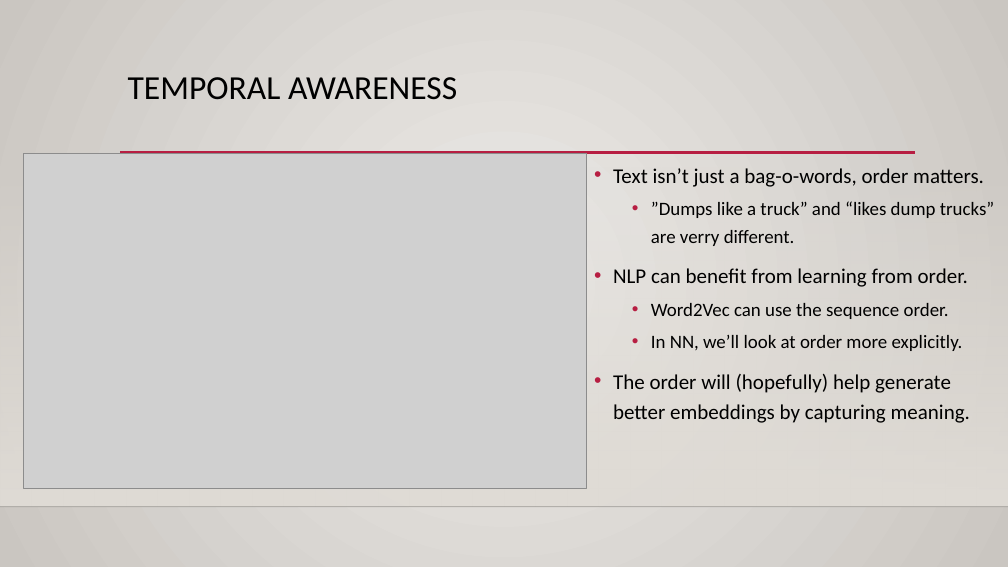
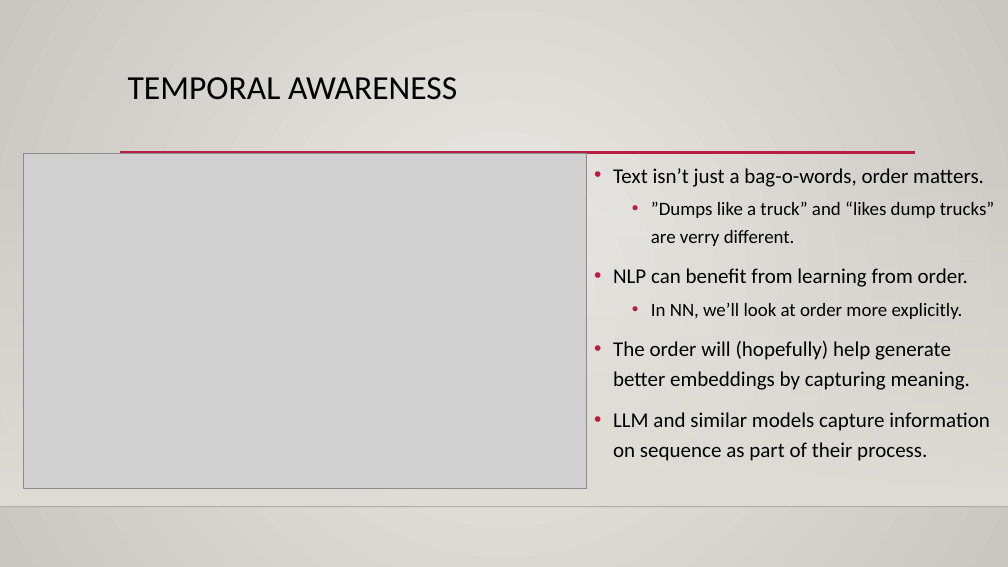
Before and after one commit to AkeemSemperDataScience/Intro_to_Machine_Learning_Students, a slide deck: slide 32 of reference_content/Slides/NLP_2.pptx (slide 28 before the commit). Drawn at 1008x567 pixels with LibreOffice and Linux fonts; fonts in the diff are those of the drawing; grey boxes stand for pictures; background and template pictures are left out. Boxes give left, top, right and bottom in pixels: in the first picture for what was removed or moved away, otherwise in the second. Text is boxed around its words. In the diff, an @@ line names an element or a change of style, - is before the commit and + after.

```diff
--- a/reference_content/Slides/NLP_2.pptx
+++ b/reference_content/Slides/NLP_2.pptx
@@ text at (x1=651, y1=303, x2=949, y2=319): paragraph removed @@
-  • Word2Vec can use the sequence order.
@@ text at (x1=613, y1=412, x2=990, y2=461): paragraph added @@
+• LLM and similar models capture information on sequence as part of their process.
```
Also in this commit, not shown: 4 other slides changed, 5 slides added, 3 slides removed, 12 other files.
